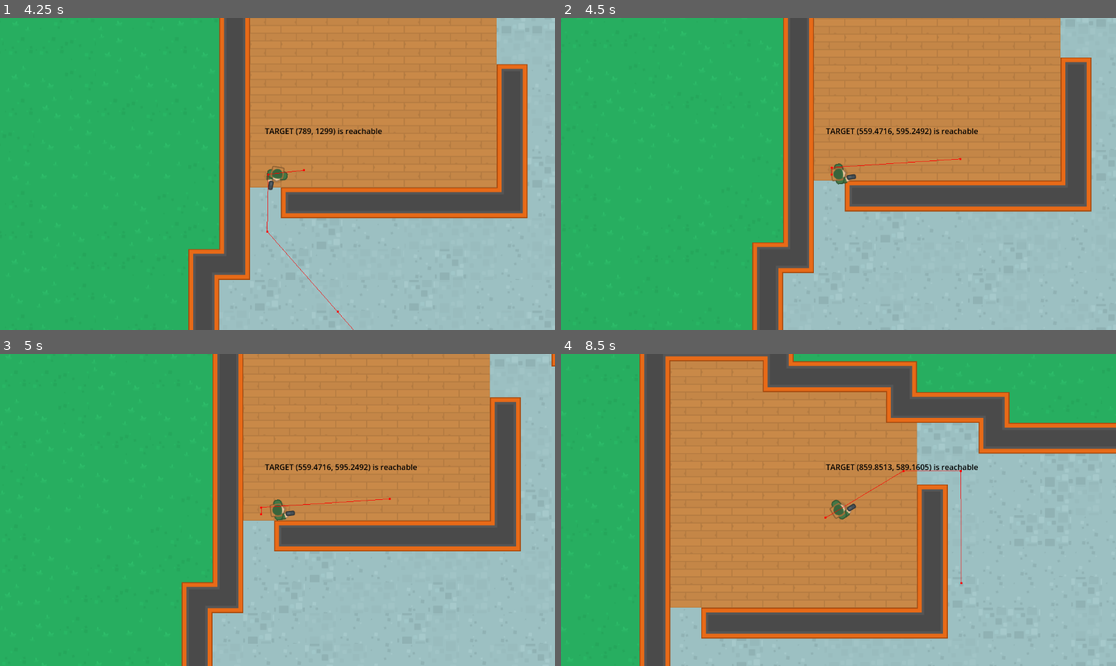
Above: before the commit, frames 1-4 (two rows, left to right).
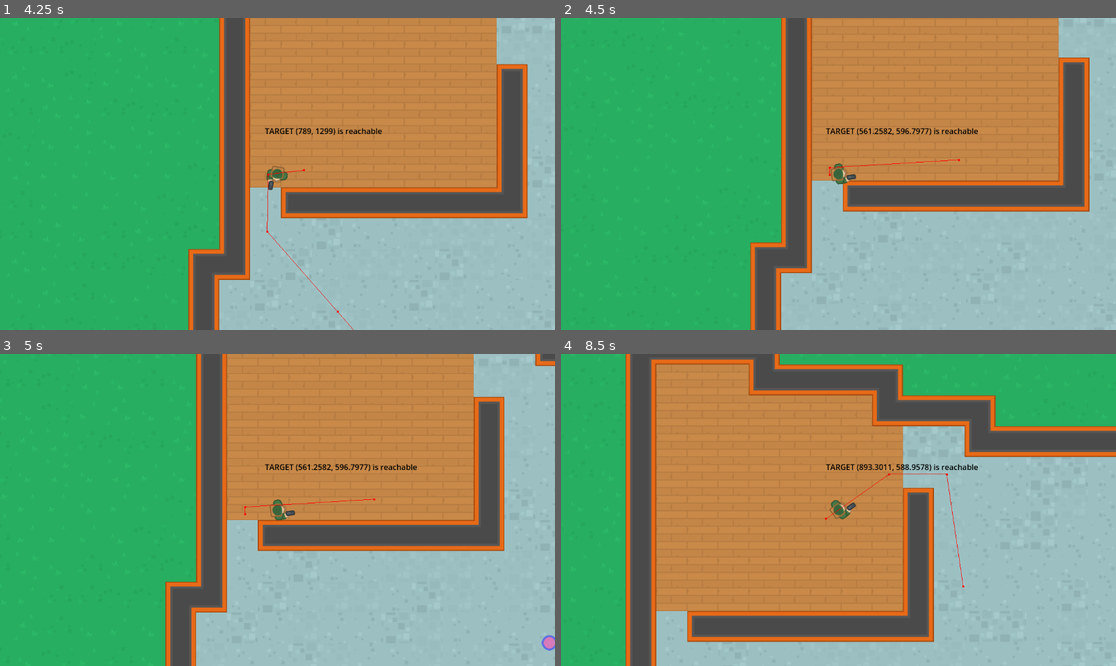
Above: after the commit, the same moments.

Repository: fj0lverkr/do-not-mind-me
Game: Godot game, scene res://scenes/level_map/level_map.tscn
The game is run twice, just before and just after one commit, with the same random seed, the same clock (stepped at 60 frames per second) and the same inputs. The project has no main scene, so this scene is started directly.
Inputs (mouse positions are in pixels of both pictures, inside the frame that each line leads up to):
- Up to frame 1 (4.25 s): move the mouse to (249, 236) at 0.52 s; click (249, 236) at 0.6 s; move the mouse to (444, 220) at 1.27 s; click (444, 220) at 1.35 s; move the mouse to (111, 127) at 2.02 s; click (111, 127) at 2.1 s; move the mouse to (305, 174) at 2.77 s; click (305, 174) at 2.85 s; move the mouse to (194, 96) at 3.52 s; click (194, 96) at 3.6 s
- Up to frame 2 (4.5 s): move the mouse to (960, 158) at 4.27 s; click (960, 158) at 4.35 s
- Up to frame 3 (5 s): no input
- Up to frame 4 (8.5 s): move the mouse to (727, 525) at 5.02 s; click (727, 525) at 5.1 s; move the mouse to (894, 441) at 5.77 s; click (894, 441) at 5.85 s; move the mouse to (810, 572) at 6.52 s; click (810, 572) at 6.6 s; move the mouse to (1005, 556) at 7.27 s; click (1005, 556) at 7.35 s; move the mouse to (672, 463) at 8.02 s; click (672, 463) at 8.1 s

Frame 1 is identical in both runs. In frame 2, 3.5% of the frame differs, in the area x 34-96%, y 0-100%; in frame 3, 13%; in frame 4, 19%, in the area x 11-100%, y 0-100%.

Commit message:
Change collisionshape shape

Diff:
--- a/scenes/npc/npc.tscn
+++ b/scenes/npc/npc.tscn
@@ -3,9 +3,8 @@
 [ext_resource type="Script" path="res://scenes/npc/npc.gd" id="1_3vhv5"]
 [ext_resource type="Texture2D" uid="uid://b8kmwcaudwpk1" path="res://assets/images/soldier1_gun.png" id="1_ntg7y"]
 
-[sub_resource type="CapsuleShape2D" id="CapsuleShape2D_kvk2k"]
-radius = 15.0
-height = 42.0
+[sub_resource type="CircleShape2D" id="CircleShape2D_8rcy0"]
+radius = 16.1245
 
 [node name="NPC" type="CharacterBody2D"]
 script = ExtResource("1_3vhv5")
@@ -15,7 +14,7 @@
 offset = Vector2(10, 0)
 
 [node name="CollisionShape2D" type="CollisionShape2D" parent="."]
-shape = SubResource("CapsuleShape2D_kvk2k")
+shape = SubResource("CircleShape2D_8rcy0")
 
 [node name="DebugLabel" type="Label" parent="."]
 offset_left = -26.0
